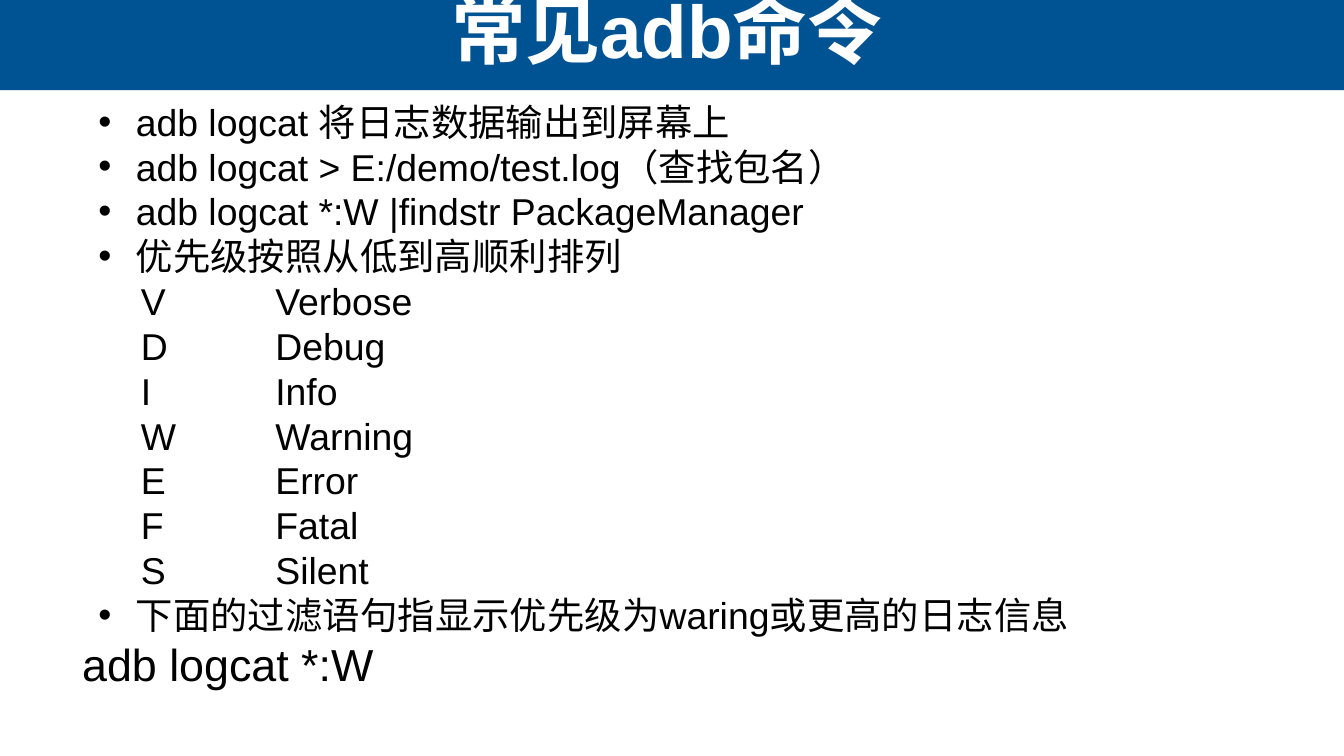
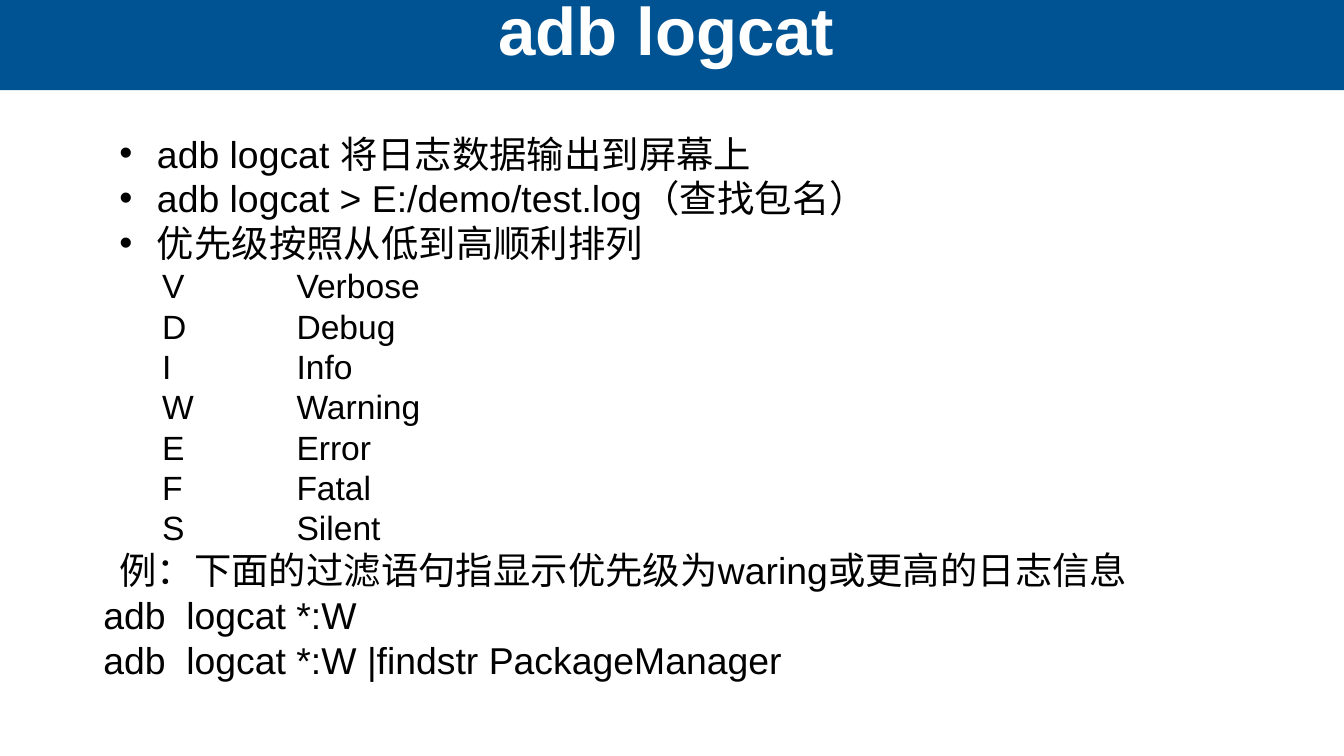
Before and after one commit to lihuanzhen2016/app-testing, a slide deck: slide 16 of PPT/03 ADB命令.pptx (slide 17 before the commit). Drawn at 1344x756 pixels with LibreOffice and Linux fonts; fonts in the diff are those of the drawing. Boxes give left, top, right and bottom in pixels: in the first picture for what was removed or moved away, otherwise in the second. Text is boxed around its words. In the diff, an @@ line names an element or a change of style, - is before the commit and + after.

```diff
--- a/PPT/03 ADB命令.pptx
+++ b/PPT/03 ADB命令.pptx
@@ title at (499,6,835,67): text changed; size 40 to 36 pt @@
-  常见adb命令
+  adb logcat
@@ text "adb logcat 将日志数据输出到屏幕上": place and size @@
-text "adb logcat 将日志数据输出到屏幕上" at (82,104,1069,690)
+text "adb logcat 将日志数据输出到屏幕上" at (103,136,1127,682)
@@ text at (136,198,804,233): paragraph removed @@
-• adb logcat *:W |findstr PackageManager
@@ text at (103,273,421,637): size 20 to 18 pt in "V Verbose", "D Debug", "I Info", "W Warning" and 3 more places; size 24 to 20 pt in "adb logcat *:W" @@
@@ text at (119,552,1127,592): text changed @@
-• 下面的过滤语句指显示优先级为waring或更高的日志信息
+例：下面的过滤语句指显示优先级为waring或更高的日志信息
@@ text at (103,647,782,682): paragraph added @@
+adb logcat *:W |findstr PackageManager
```
Also in this commit, not shown: 13 other slides changed, 1 slide added, 1 slide removed, 1 other file.
